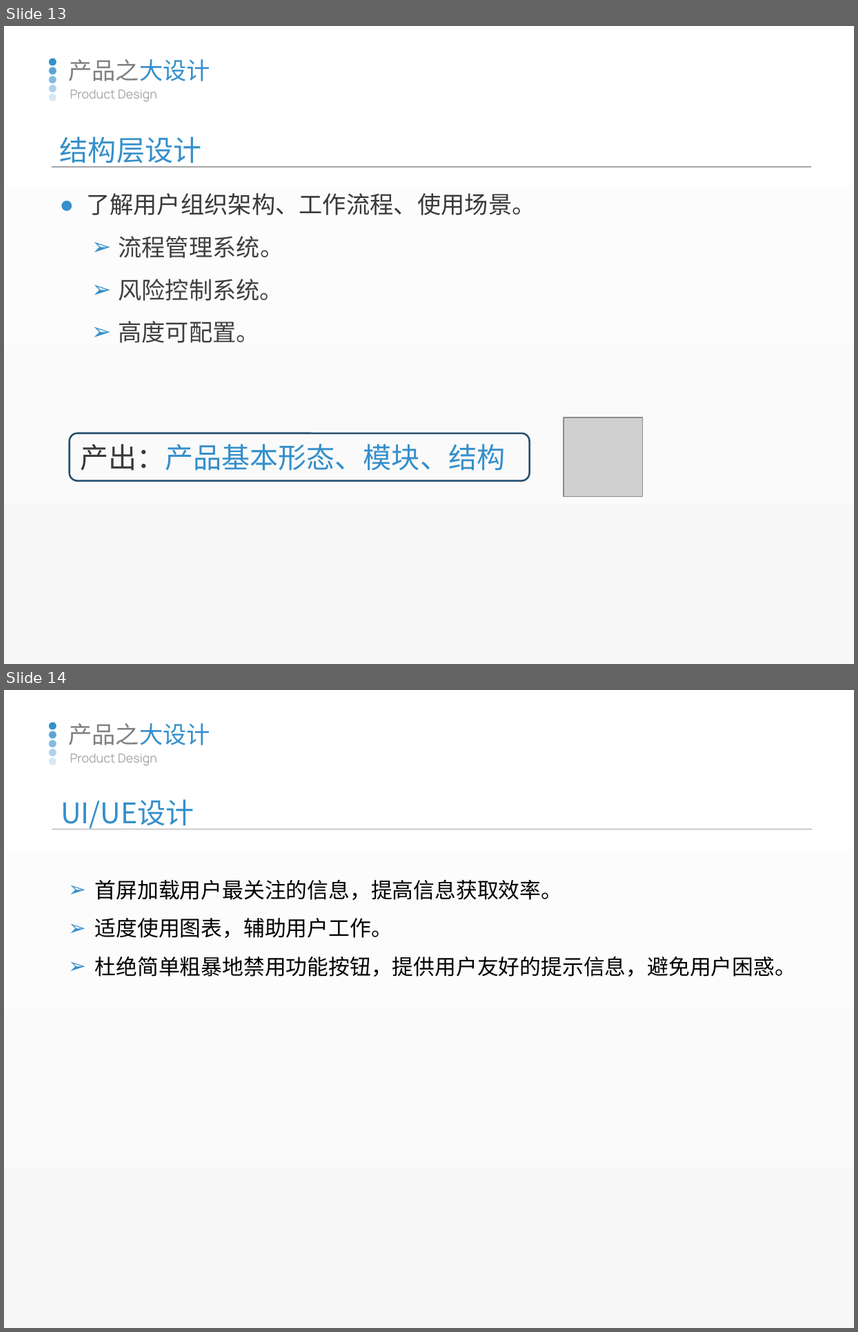
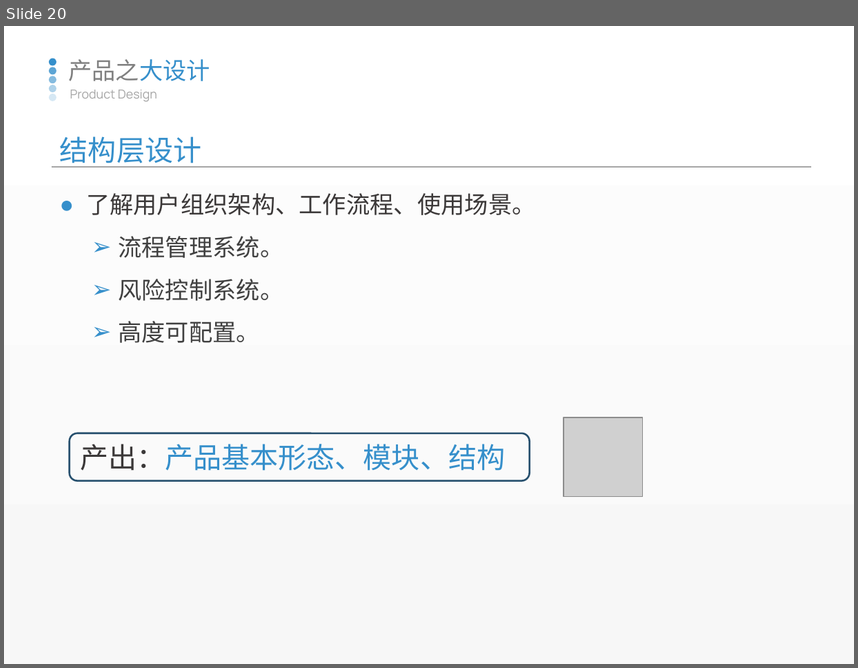
Before and after one commit to watermoonlx/presentation, a slide deck: 20190508-产品化/产品化.pptx. Shown one above the other, each under a label of ours: slides 13 and 14 before the commit, slide 20 after it. The pictures are 858x1332 and 858x668 pixels, drawn with LibreOffice and Linux fonts; fonts in the diff are those of the drawing; grey boxes stand for pictures. Boxes give left, top, right and bottom in pixels: in the first picture for what was removed or moved away, otherwise in the second. Text is boxed around its words. In the diff, an @@ line names an element or a change of style, - is before the commit and + after.

```diff
--- a/20190508-产品化/产品化.pptx
+++ b/20190508-产品化/产品化.pptx
@@ slide 14 removed at <box>4,690,854,1328</box>, background gradient #FFFFFF to #F7F7F7; not listed: 5 template elements that a slide beside it also shows @@
@@ text removed at <box>68,723,210,745</box> @@
-产品之大设计
@@ text removed at <box>70,753,157,766</box> @@
-Product Design
@@ table removed at <box>52,787,813,832</box>, 1 rows, 1 columns @@
-UI/UE设计
@@ text removed at <box>95,880,796,976</box> @@
-➢ 首屏加载用户最关注的信息，提高信息获取效率。
-➢ 适度使用图表，辅助用户工作。
-➢ 杜绝简单粗暴地禁用功能按钮，提供用户友好的提示信息，避免用户困惑。
@@ what was slide 13 is now slide 20 @@
```
Also in this commit, not shown: 7 slides changed, 10 slides added, 7 other slides removed, 2 other files.
